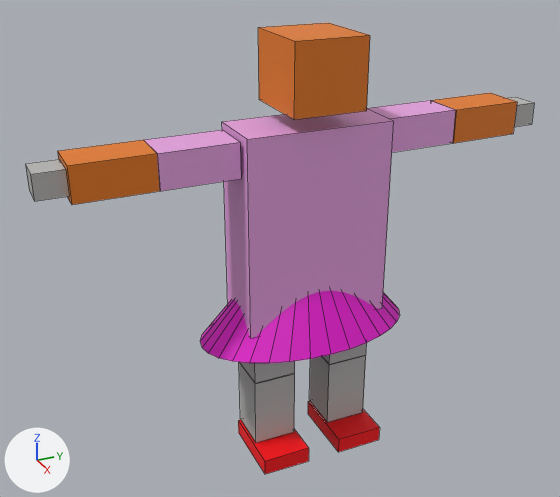
An edit to the FBX model Proyecto/Assets/Models/Student_03/Student_03.fbx, drawn before and after from the same camera.
Camera for both pictures: a 50 mm lens placed at (12.23, -6.06, 10.63), pointed at (-0.31, -0.41, 4.36). The lights are fixed; the arrows at lower left show +X, +Y and +Z. Mesh edges are drawn as thin lines. Where no turn or scale is listed for an object, it has been applied to the vertices.

The older version as bpy lines, for what is in view:
```python
ob_cone = bpy.data.objects.new('Cone', me_cone)
ob_cone.location = (-0.08, 0.0, 3.9)
ob_foot_l = bpy.data.objects.new('Foot.L', me_cube_007)
ob_foot_l.location = (0.2, 0.85, 0.24)
ob_foot_r = bpy.data.objects.new('Foot.R', me_cube_004)
ob_foot_r.location = (0.2, -0.81, 0.24)
ob_hand_r = bpy.data.objects.new('Hand.R', me_cube_008)
ob_hand_r.location = (0.0, -4.63, 6.48)
ob_lowerleg_l = bpy.data.objects.new('LowerLeg.L', me_cube_003)
ob_lowerleg_l.location = (-0.08, -0.82, 1.15)
ob_lowerleg_r = bpy.data.objects.new('LowerLeg.R', me_cube_006)
ob_lowerleg_r.location = (-0.08, 0.82, 1.15)
ob_torso = bpy.data.objects.new('Torso', me_cube_001)
ob_torso.location = (0.0, 0.0, 5.0)
ob_upperleg_l = bpy.data.objects.new('UpperLeg.L', me_cube_002)
ob_upperleg_l.location = (-0.08, -0.82, 2.61)
ob_upperleg_r = bpy.data.objects.new('UpperLeg.R', me_cube_005)
ob_upperleg_r.location = (-0.08, 0.82, 2.61)
# also in view: 'Head' at (0.12, 0.0, 7.88); 'Forearm.L' at (0.0, 2.18, 6.59); 'Loweararm.L' at (0.0, 3.63, 6.6); 'Forearm.R' at (0.01, -2.2, 6.5); 'Lowerarm.R' at (0.0, -3.63, 6.49)
```
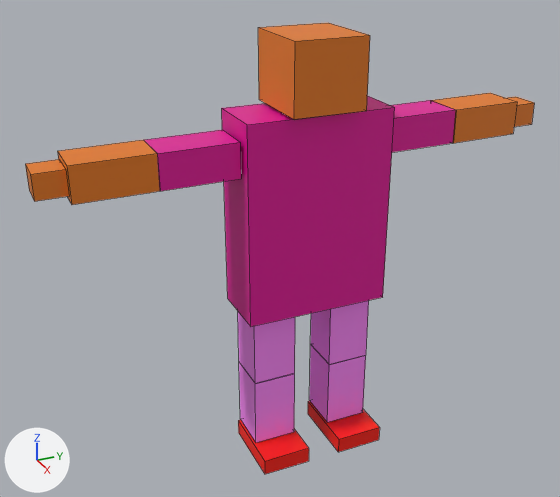
Pixel boxes (x1, y1, x2, y2) of what changed, in the pictures (560 x 497 px):
'Torso', recoloured, moved: before (222, 109, 394, 338); after (222, 96, 395, 327)
'Cone', deleted (pink): before (200, 290, 399, 363)
'Forearm.R', recoloured: (144, 130, 241, 191) in both
'LowerLeg.L', recoloured (grey to pink): (239, 362, 295, 443) in both
'LowerLeg.R', recoloured (grey to pink): (309, 344, 366, 422) in both
'UpperLeg.L', recoloured (grey to pink): (238, 312, 295, 383) in both
'Forearm.L', recoloured: (367, 100, 455, 152) in both
'UpperLeg.R', recoloured (grey to pink): (310, 300, 369, 364) in both
'Foot.R', recoloured: (238, 420, 309, 462) in both
'Foot.L', recoloured: (308, 401, 380, 452) in both
'Hand.R', recoloured: (25, 159, 69, 201) in both
'Hand.L', recoloured: (508, 97, 534, 127) in both

The change in detail:
Material 'Material.003' (mat_material_003) changes colour from grey #b9b9b8 to red #ff1700; in linear values from (0.488, 0.485, 0.478) to (1.0, 0.00884, 0.0).
Material 'Material.005' (mat_material_005) changes colour from pink #e700d0 to pink #ff8bfc; in linear values from (0.8, 0.0, 0.63) to (1.0, 0.257, 0.977).
Material 'Material.004' (mat_material_004) changes colour from red #ff000d to pink #e20099; in linear values from (1.0, 0.0, 0.00392) to (0.763, 0.0, 0.318).
me_cube_002 has 8 vertices, 6 faces and spans x -0.433..0.433, y -0.432..0.432, z -0.719..0.719.
me_cube_002 no longer uses material mat_material_003 (grey #b9b9b8).
me_cube_002 now uses material mat_material_005 (pink #ff8bfc).
me_cube_010 has 8 vertices, 6 faces and spans x -0.417..0.417, y -0.722..0.722, z -0.331..0.331.
me_cube_010 no longer uses material mat_material_001 (pink #e9a4e3).
me_cube_010 now uses material mat_material_004 (pink #e20099).
me_cube_005 has 8 vertices, 6 faces and spans x -0.433..0.433, y -0.432..0.432, z -0.719..0.719.
me_cube_005 no longer uses material mat_material_003 (grey #b9b9b8).
me_cube_005 now uses material mat_material_005 (pink #ff8bfc).
me_cube_003 has 8 vertices, 6 faces and spans x -0.433..0.433, y -0.432..0.432, z -0.719..0.719.
me_cube_003 no longer uses material mat_material_003 (grey #b9b9b8).
me_cube_003 now uses material mat_material_005 (pink #ff8bfc).
me_cube_009 has 8 vertices, 6 faces and spans x -0.417..0.417, y -0.722..0.722, z -0.331..0.331.
me_cube_009 no longer uses material mat_material_001 (pink #e9a4e3).
me_cube_009 now uses material mat_material_004 (pink #e20099).
me_cube_006 has 8 vertices, 6 faces and spans x -0.433..0.433, y -0.432..0.432, z -0.719..0.719.
me_cube_006 no longer uses material mat_material_003 (grey #b9b9b8).
me_cube_006 now uses material mat_material_005 (pink #ff8bfc).
me_cube_008 has 8 vertices, 6 faces and spans x -0.281..0.281, y -0.271..0.271, z -0.226..0.226.
me_cube_008 no longer uses material mat_material_003 (grey #b9b9b8).
me_cube_008 now uses material mat_material_002 (orange #e77b1c).
me_cube_004 has 8 vertices, 6 faces and spans x -0.719..0.719, y -0.487..0.487, z -0.166..0.166.
me_cube_004 no longer uses material mat_material_004 (red #ff000d).
me_cube_004 now uses material mat_material_003 (red #ff1700).
me_cube_001 has 8 vertices, 6 faces and spans x -0.6..0.6, y -1.42..1.42, z -1.92..1.92.
me_cube_001 no longer uses material mat_material_001 (pink #e9a4e3).
me_cube_001 now uses material mat_material_004 (pink #e20099).
me_cube_007 has 8 vertices, 6 faces and spans x -0.719..0.719, y -0.487..0.487, z -0.166..0.166.
me_cube_007 no longer uses material mat_material_004 (red #ff000d).
me_cube_007 now uses material mat_material_003 (red #ff1700).
me_cube_014 has 8 vertices, 6 faces and spans x -0.281..0.281, y -0.271..0.271, z -0.226..0.226.
me_cube_014 no longer uses material mat_material_003 (grey #b9b9b8).
me_cube_014 now uses material mat_material_002 (orange #e77b1c).
Object 'Cone' (ob_cone) is deleted.
Object 'Torso' (ob_torso) moves from (0.0, 0.0, 5.0) to (0.0, 0.0, 5.25).
